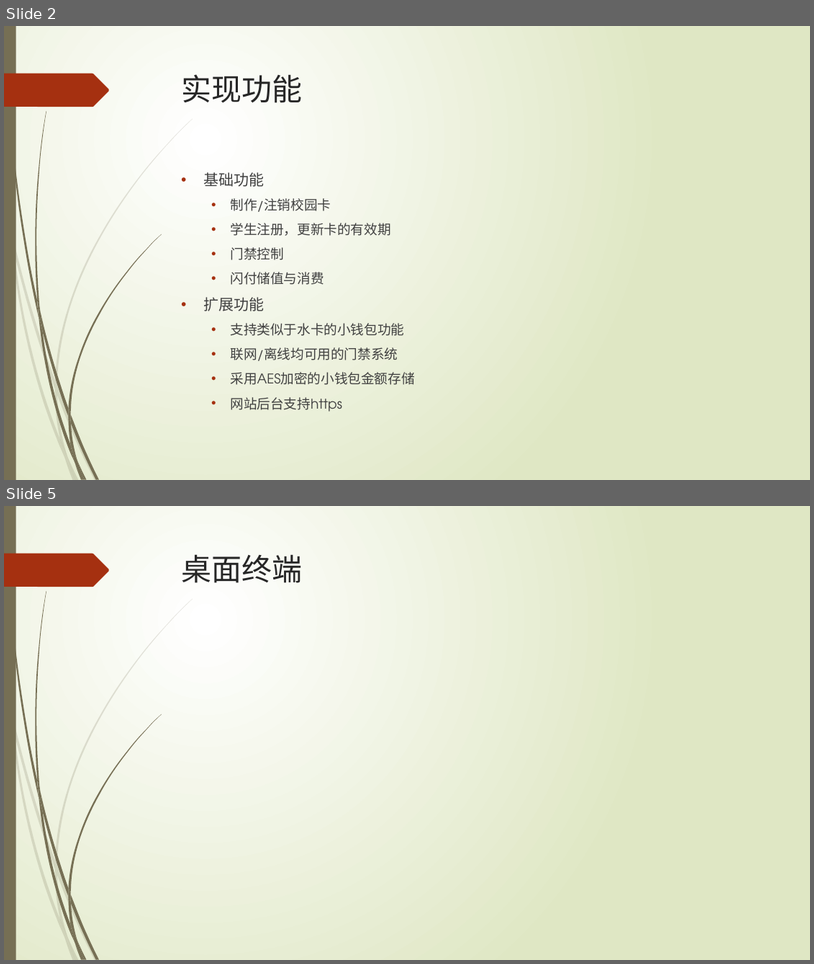
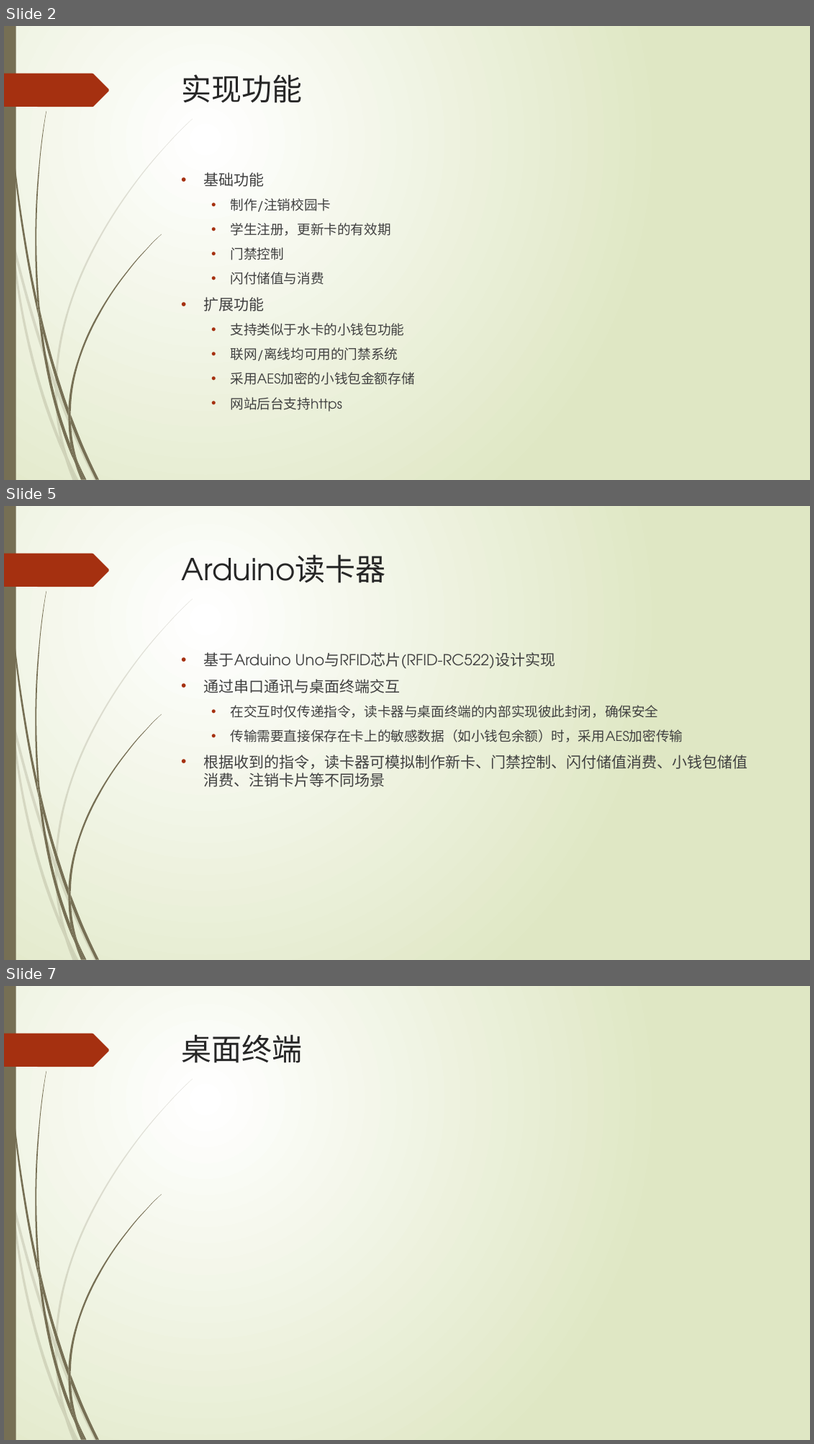
Before and after one commit to lizeyan/Card, a slide deck: pre.pptx. Shown one above the other, each under a label of ours: slides 2 and 5 before the commit, slides 2, 5 and 7 after it; the slides between them are not shown. The pictures are 814x964 and 814x1444 pixels, drawn with LibreOffice and Linux fonts; fonts in the diff are those of the drawing. Boxes give left, top, right and bottom in pixels: in the first picture for what was removed or moved away, otherwise in the second. Text is boxed around its words. In the diff, an @@ line names an element or a change of style, - is before the commit and + after.

```diff
--- a/pre.pptx
+++ b/pre.pptx
@@ slide 5 added at bbox=[4, 506, 810, 960], background gradient #FFFFFF to #DFE8C4; not listed: 24 template elements that a slide beside it also shows @@
@@ title added at bbox=[182, 554, 386, 583], 36 pt, text #262626 @@
+Arduino读卡器
@@ text added at bbox=[204, 652, 748, 787], 18 pt, text #404040 @@
+• 基于Arduino Uno与RFID芯片(RFID-RC522)设计实现
+• 通过串口通讯与桌面终端交互
+  • 在交互时仅传递指令，读卡器与桌面终端的内部实现彼此封闭，确保安全
+  • 传输需要直接保存在卡上的敏感数据（如小钱包余额）时，采用AES加密传输
+• 根据收到的指令，读卡器可模拟制作新卡、门禁控制、闪付储值消费、小钱包储值消费、注销卡片等不同场景
@@ what was slide 5 is now slide 7 @@
```
Also in this commit, not shown: 1 slide changed, 2 other slides added, 1 slide removed, 1 other file.
